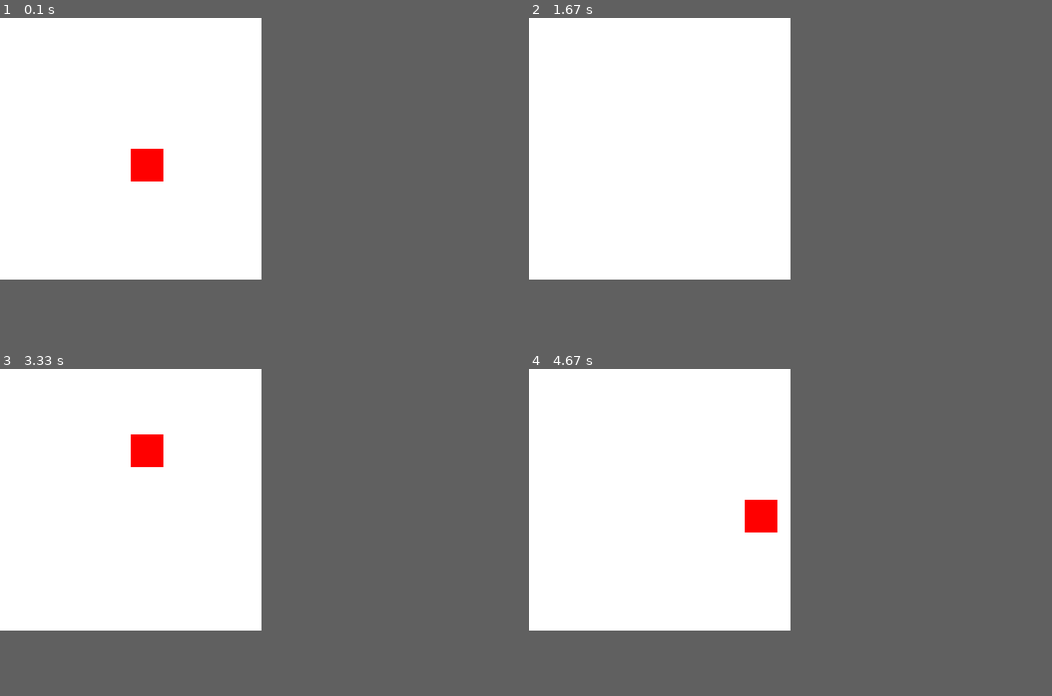
Above: before the commit, frames 1-4 (two rows, left to right).
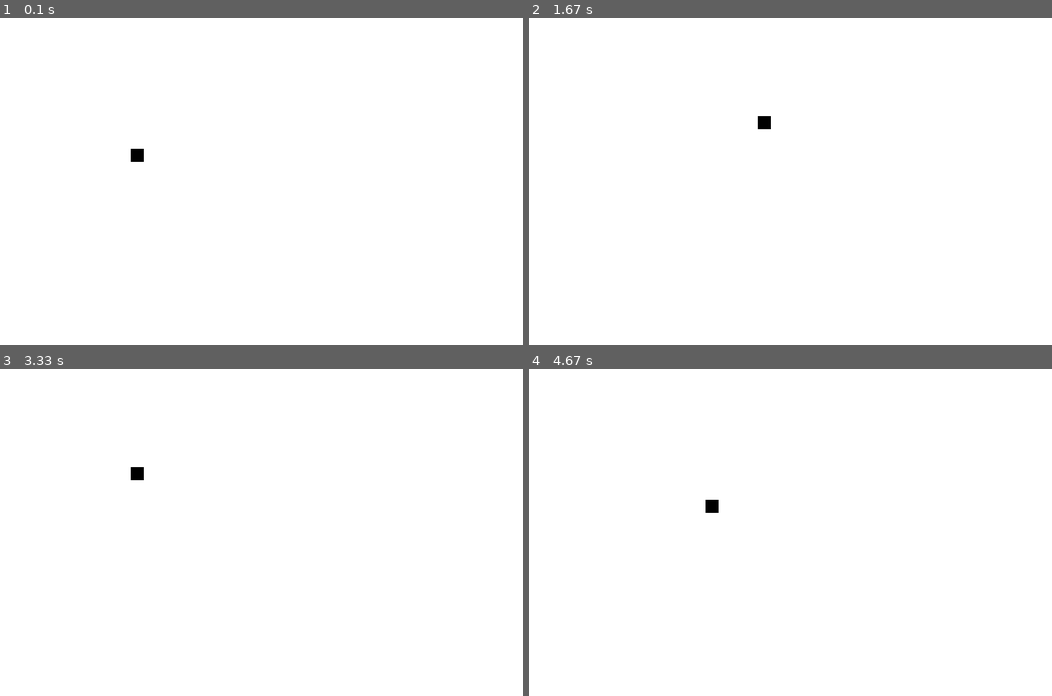
Above: after the commit, the same moments.

Repository: mohanmanju/pyGame
Game: pygame game, started from learn/rectmove.py
Same seed, same stepped clock (60 frames per second), same inputs: the game is played once before the commit and once after it.
Inputs:
- Up to frame 1 (0.1 s): no input
- Up to frame 2 (1.67 s): hold Right 0.33-0.8 s; hold Up 0.83-1.13 s; hold Right 1.17-1.63 s
- Up to frame 3 (3.33 s): hold Left 1.67-2.2 s; hold Down 2.23-2.53 s; hold Left 2.57-2.97 s; hold Up from 3 s (still down)
- Up to frame 4 (4.67 s): release Up at 3.37 s; hold Right 3.4-4.03 s; hold Down 4.07-4.43 s; hold Left from 4.47 s (still down)
In our replay, the window is 400x400 before the commit and 800x500 after it. These sizes can differ from the game's own. Grey fills any space a smaller window leaves; there, only what the larger window draws over its background counts as a difference.

The runs differ from the first frame. In frame 1, 0.6% of the frame differs, in the area x 25-32%, y 40-50%; in frame 2, 0.1%; in frame 3, 0.7%, in the area x 25-32%, y 20-34%; in frame 4, 0.7%.

Commit message:
rect move

Diff:
--- a/learn/rectmove.py
+++ b/learn/rectmove.py
@@ -11,7 +11,7 @@
 snake_y = 200
 
 x = pygame.init()
-display = pygame.display.set_mode((400,400))
+display = pygame.display.set_mode((800,500))
 
 pygame.display.update()
 exit = False
@@ -22,27 +22,31 @@
     for event in pygame.event.get():
         if event.type == pygame.QUIT:
             exit = True
-        if event.type == pygame.KEYDOWN:
+        elif event.type == pygame.KEYDOWN:
             if(event.key == pygame.K_LEFT):
                 change_x = -10
-            if(event.key == pygame.K_RIGHT):
+                change_y = 0
+            elif(event.key == pygame.K_RIGHT):
                 change_x = 10
-            if(event.key == pygame.K_UP):
+                change_y = 0
+            elif(event.key == pygame.K_UP):
                 change_y = -10
-            if(event.key == pygame.K_DOWN):
+                change_x = 0
+            elif(event.key == pygame.K_DOWN):
                 change_y = 10
-        if(event.type == pygame.KEYUP):
+                change_x = 0
+        '''elif(event.type == pygame.KEYUP):
             if(event.key == pygame.K_LEFT or event.key == pygame.K_RIGHT):
                 change_x = 0
-            if(event.key == pygame.K_UP or event.key == pygame.K_DOWN):
-                change_y = 0
+            elif(event.key == pygame.K_UP or event.key == pygame.K_DOWN):
+                change_y = 0'''
 
     snake_x += change_x
     snake_y += change_y
     display.fill(white)
-    pygame.draw.rect(display,red,[snake_x,snake_y,50,50])
+    pygame.draw.rect(display,(0,0,0),[snake_x,snake_y,20,20])
     pygame.display.update()
-    clock.tick(30)
+    clock.tick(15)
     pygame.time.wait(1)
 pygame.quit()
 quit()
